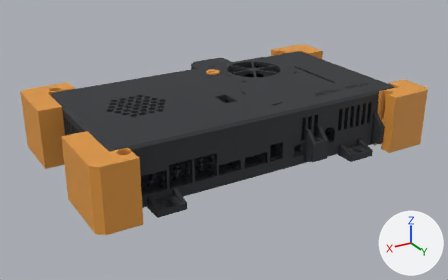
Renders of the glTF model site/assets/enclosure.glb from each side of a commit.
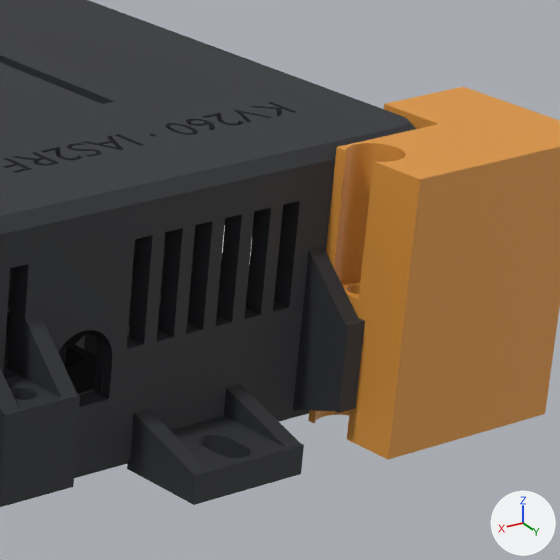
Old and new are each drawn whole from a camera (50 mm lens) standing at (0.255, 0.454, 0.194) and looking at (0.015, 0.055, -0.005) and again close up on the part from 70% to 94% of the width and 22% to 62% of the height. The axes (+X, +Y, +Z) are drawn at lower right. The lights are the same throughout. The first two pictures are the older version. Where no turn or scale is listed for an object, it has been applied to the vertices. Vertices at exactly the same position are counted once.

Names of what the first close-up shows: 'CASE_BOTTOM', 'CASE_BUMPER_LB', 'CASE_LID'.
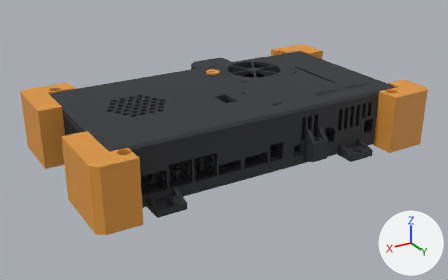
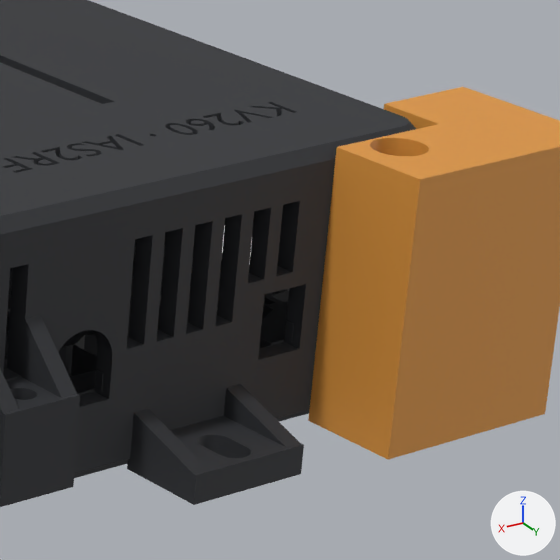
Pixel boxes (x1, y1, x2, y2) of what changed, in the close-ups (560 x 560 px; the box of a moved part takes in the faces that stretch with it):
'CASE_BOTTOM', reshaped: before (0, 225, 360, 507); after (0, 225, 317, 507)
part 1 of me_case_bottom, moved or reshaped: before (4, 319, 360, 418); after (4, 297, 317, 418)
part 2 of me_case_lid, moved or reshaped: before (49, 124, 365, 366); after (50, 124, 333, 396)
part 3 of me_case_bumper_lb, moved or reshaped: before (308, 124, 560, 459); after (338, 124, 439, 179)

The edits, one by one:
me_case_bottom is used by ob_case_bottom; location (0.0, 0.0, 0.0).
me_case_bottom had 10442 vertices, 20750 faces and spanned x -0.114..0.134, y -0.036..0.131, z -0.011..0.006.
me_case_bottom now has 10526 vertices, 20917 faces and spans x -0.114..0.134, y -0.036..0.131, z -0.011..0.006.
me_case_bottom part 1: 115 vertices moved from x -0.103..-0.008, y 0.089..0.125, z -0.005..0.003 to x -0.107..-0.008, y 0.089..0.125, z -0.005..0.003; 58 vertices removed from x -0.104..-0.051, y 0.084..0.125, z -0.008..0.003; 136 vertices added at x -0.107..-0.049, y 0.083..0.125, z -0.008..0.006.
Other edits to the shape of me_case_bottom do not show in these pictures.
me_case_lid is used by ob_case_lid; location (0.0, 0.0, 0.0).
me_case_lid had 9283 vertices, 18898 faces and spanned x -0.114..0.134, y -0.036..0.125, z 0.001..0.036.
me_case_lid now has 9296 vertices, 18924 faces and spans x -0.114..0.134, y -0.036..0.125, z 0.001..0.036.
me_case_lid part 2: 95 vertices moved from x -0.102..-0.048, y 0.095..0.125, z 0.003..0.034 to x -0.107..-0.048, y 0.095..0.125, z 0.003..0.034; 31 vertices removed from x -0.102..-0.061, y 0.112..0.125, z 0.003..0.019; 44 vertices added at x -0.107..-0.055, y 0.112..0.125, z 0.003..0.019.
Other edits to the shape of me_case_lid do not show in these pictures.
me_case_bumper_lb is used by ob_case_bumper_lb; location (0.0, 0.0, 0.0).
me_case_bumper_lb had 366 vertices, 736 faces and spanned x -0.1316..-0.0916, y 0.1035..0.1335, z -0.011..0.0358.
me_case_bumper_lb now has 417 vertices, 846 faces and spans x -0.1316..-0.0916, y 0.1035..0.1335, z -0.011..0.0358.
me_case_bumper_lb part 3: 253 vertices removed from x -0.102..-0.0916, y 0.1156..0.1257, z -0.011..0.0358; 307 vertices added at x -0.107..-0.093, y 0.1156..0.1257, z -0.011..0.0358.
Other edits to the shape of me_case_bumper_lb do not show in these pictures.
